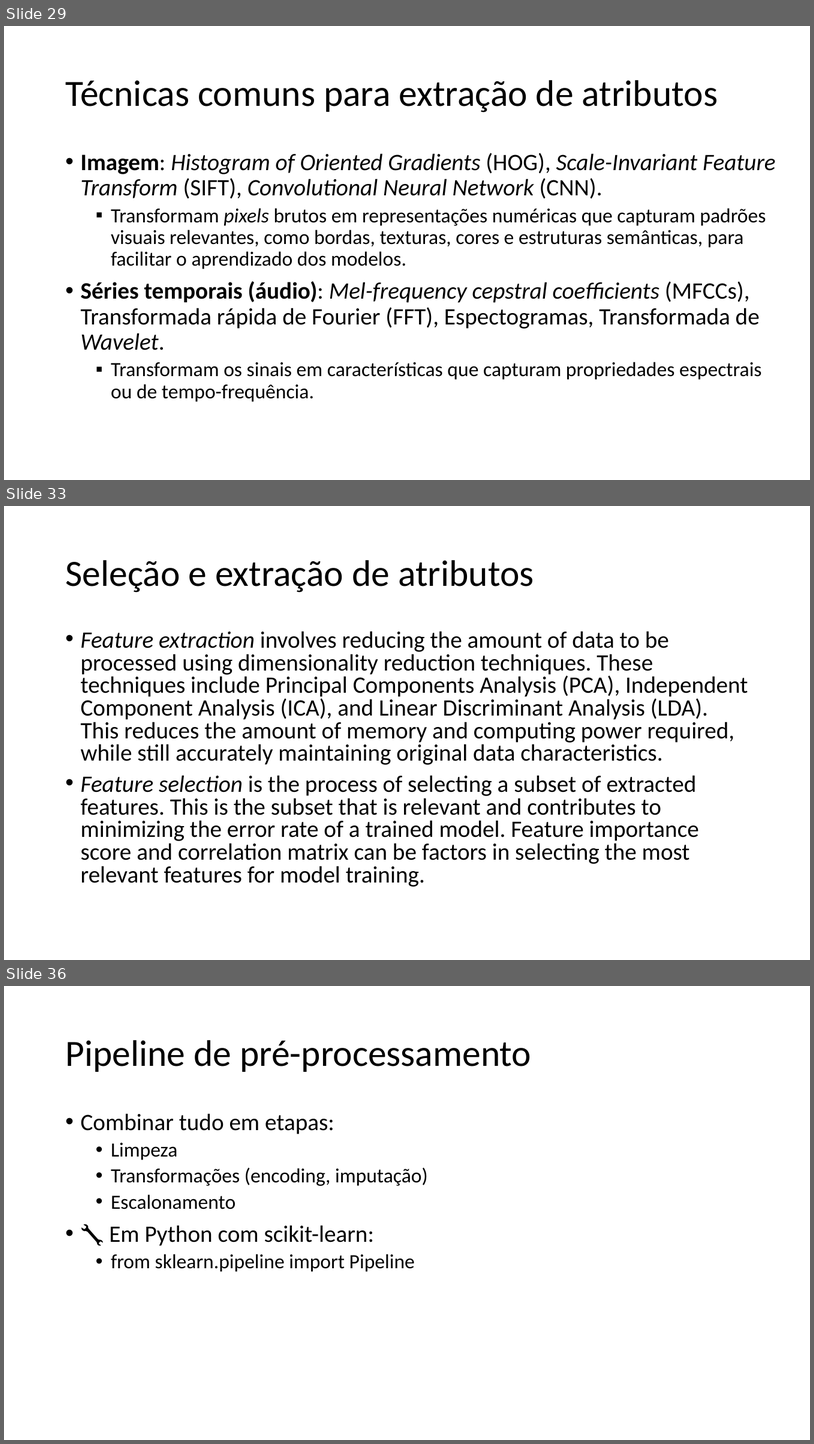
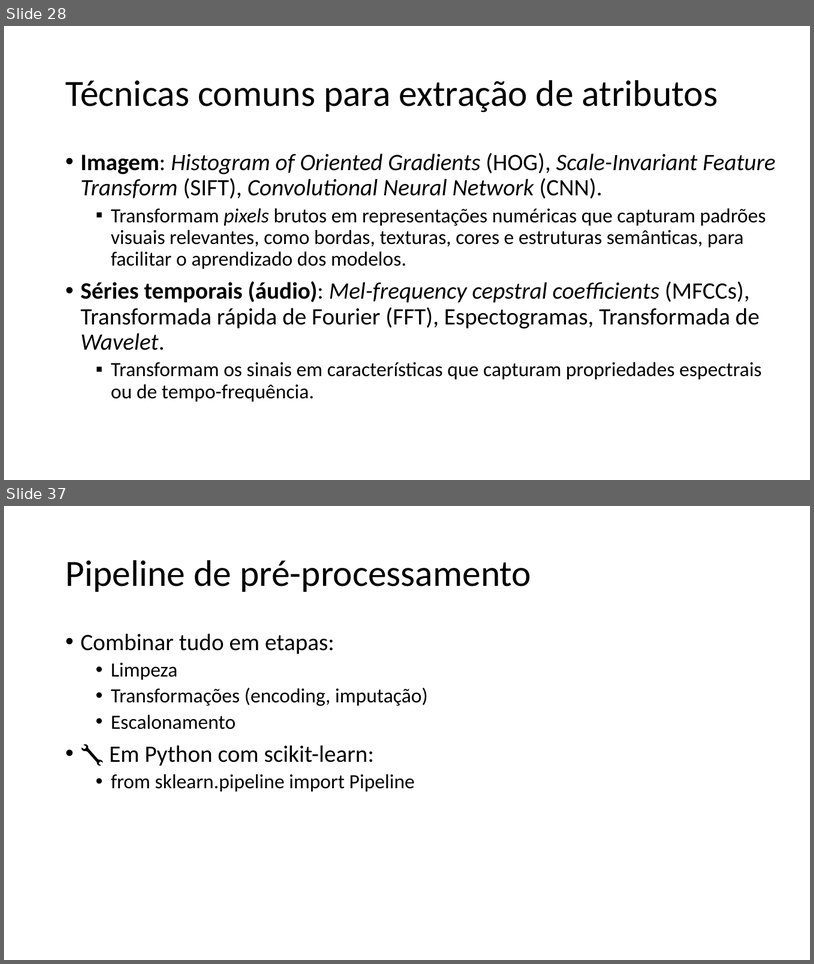
Before and after one commit to zz4fap/c24_inteligencia_artificial, a slide deck: slides/C24_Transformações.pptx. Shown one above the other, each under a label of ours: slides 29, 33 and 36 before the commit, slides 28 and 37 after it; the slides between them are not shown. The pictures are 814x1444 and 814x964 pixels, drawn with LibreOffice and Linux fonts; fonts in the diff are those of the drawing. Boxes give left, top, right and bottom in pixels: in the first picture for what was removed or moved away, otherwise in the second. Text is boxed around its words. In the diff, an @@ line names an element or a change of style, - is before the commit and + after.

```diff
--- a/slides/C24_Transformações.pptx
+++ b/slides/C24_Transformações.pptx
@@ slide 33 removed at (4,506,810,960), background #FFFFFF @@
@@ title removed at (65,560,534,592) @@
-Seleção e extração de atributos
@@ text removed at (81,631,748,886) @@
-• Feature extraction involves reducing the amount of data to be processed using dimensionality reduction techniques. These techniques include Principal Components Analysis (PCA), Independent Component Analysis (ICA), and Linear Discriminant Analysis (LDA). This reduces the amount of memory and computing power required, while still accurately maintaining original data characteristics.
-• Feature selection is the process of selecting a subset of extracted features. This is the subset that is relevant and contributes to minimizing the error rate of a trained model. Feature importance score and correlation matrix can be factors in selecting the most relevant features for model training.
@@ what was slide 29 is now slide 28 @@
@@ what was slide 36 is now slide 37 @@
```
Also in this commit, not shown: 1 slide changed, 6 slides added, 4 other slides removed.
